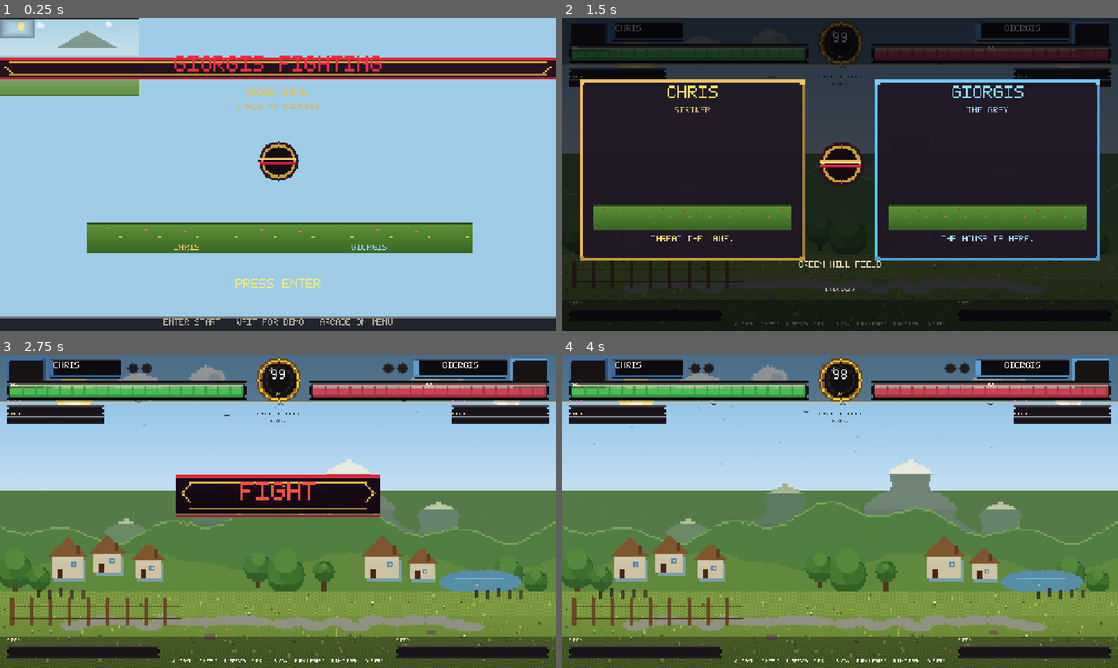
Above: before the commit, frames 1-4 (two rows, left to right).
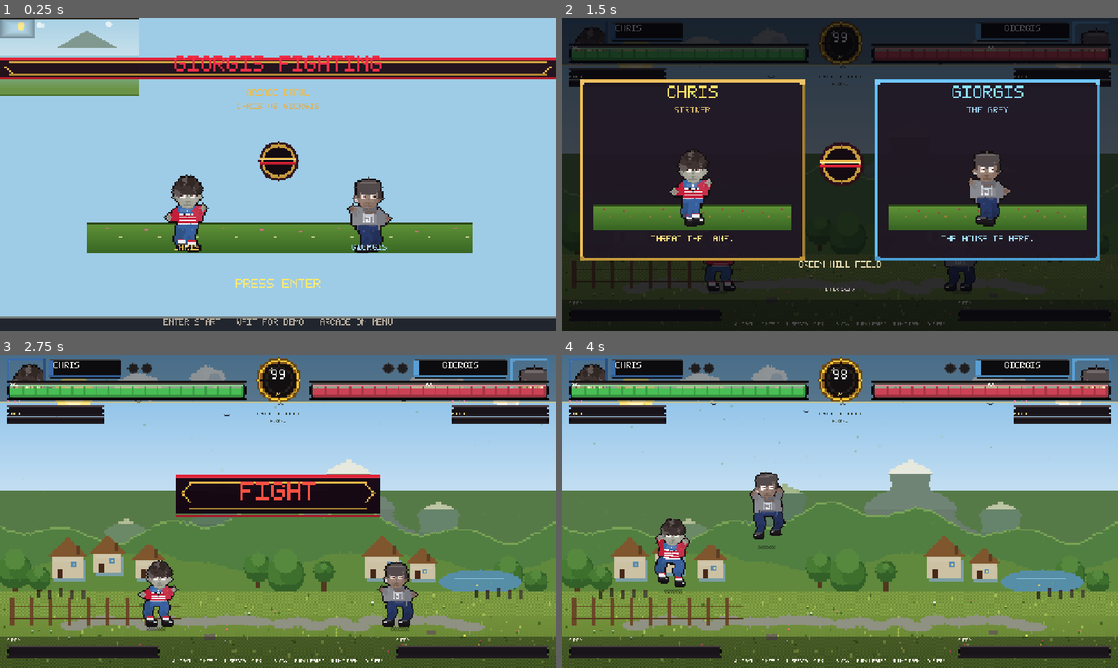
Above: after the commit, the same moments.

Repository: SirGiorgis/games
Game: Godot game, scene res://scenes/bootstrap.tscn
Same seed, same stepped clock (60 frames per second), same inputs: the game is played once before the commit and once after it.
Inputs (mouse positions are in pixels of both pictures, inside the frame that each line leads up to):
- Up to frame 1 (0.25 s): no input
- Up to frame 2 (1.5 s): tap Enter (menu_confirm) at 0.5 s; move the mouse to (962, 158) at 0.52 s; hold D (menu_right) 0.53-1.28 s; tap U (p1_block) at 0.6 s; click (962, 158) at 0.67 s; tap Space at 0.77 s; move the mouse to (728, 190) at 1.27 s; hold Escape (menu_back) from 1.28 s (still down); tap I (p1_grab) at 1.35 s
- Up to frame 3 (2.75 s): tap Space at 1.52 s; move the mouse to (333, 442) at 2.02 s; release Escape (menu_back) at 2.03 s; hold D (menu_right) from 2.03 s (still down); tap K (p1_heavy) at 2.1 s
- Up to frame 4 (4 s): move the mouse to (812, 574) at 2.77 s; release D (menu_right) at 2.78 s; hold W (menu_up) 2.78-3.53 s; tap J (p1_light) at 2.85 s; click (812, 574) at 2.92 s; tap Space at 3.02, 3.77 s; move the mouse to (1006, 558) at 3.52 s; hold A (menu_left) from 3.53 s (still down); tap L (p1_special) at 3.6 s

The runs differ from the first frame. In frame 1, 2.4% of the frame differs, in the area x 29-71%, y 50-76%; in frame 2, 3.1%, in the area x 1-99%, y 1-88%; in frame 3, 2.6%; in frame 4, 2.6%.
Error before the commit: Parse Error: Cannot infer the type of "cap" variable because the value doesn't have a set type. (res://scripts/pixel/chibi_fighter.gd:502)

Commit message:
Fix super preview compile and keep car art off the fighter graph.
Typed the vodka bottle color, moved the open-wheel sprite into Pix, and cleaned the three-super proof render.

Co-authored-by: SirGiorgis <SirGiorgis@users.noreply.github.com>

Diff:
--- a/ashen-rite/scripts/combat/projectile.gd
+++ b/ashen-rite/scripts/combat/projectile.gd
@@ -69,7 +69,7 @@
 			Pix.vline(img, 6, 1, 10, Color(0.92, 0.98, 1.0))
 			Pix.hline(img, 2, 6, 8, Color(0.85, 0.95, 1.0, 0.8))
 		"car":
-			img = _car_art(color)
+			img = Pix.car(color)
 		_:
 			img = Pix.image(12, 8, Color(0, 0, 0, 0))
 			Pix.rect(img, 1, 2, 10, 4, color)
@@ -77,47 +77,6 @@
 			Pix.put(img, 2, 3, Color.WHITE)
 	if k != "car":
 		Pix.outline(img, Color(0.05, 0.04, 0.06))
-	return img
-
-
-static func _car_art(color: Color) -> Image:
-	# Original open-wheel racer. Rosso body, yellow CX roundel. No team badges.
-	var img := Pix.image(26, 12, Color(0, 0, 0, 0))
-	var body: Color = Color(0.78, 0.08, 0.10) if color.r > 0.4 else color
-	var body_hi: Color = body.lightened(0.16)
-	var body_dk: Color = body.darkened(0.22)
-	var wing: Color = Color(0.12, 0.11, 0.12)
-	var yellow := Color(0.96, 0.78, 0.12)
-	var tire := Color(0.08, 0.08, 0.09)
-	var rim := Color(0.62, 0.62, 0.66)
-	# rear wing
-	Pix.rect(img, 1, 1, 5, 2, wing)
-	Pix.vline(img, 3, 3, 3, wing)
-	# nose + front wing
-	Pix.rect(img, 18, 4, 7, 2, body)
-	Pix.rect(img, 21, 3, 4, 1, yellow)
-	Pix.rect(img, 20, 6, 6, 1, wing)
-	Pix.hline(img, 19, 7, 7, wing)
-	# chassis
-	Pix.rect(img, 5, 3, 16, 4, body)
-	Pix.rect(img, 7, 2, 11, 2, body_hi)
-	Pix.rect(img, 6, 6, 13, 1, body_dk)
-	# cockpit bubble
-	Pix.rect(img, 10, 1, 6, 3, Color(0.18, 0.22, 0.28))
-	Pix.rect(img, 11, 1, 4, 2, Color(0.55, 0.72, 0.88))
-	Pix.put(img, 12, 2, Color(0.85, 0.92, 1.0))
-	# original CX roundel on the side (not a licensed badge)
-	Pix.disc(img, 16, 5, 2, yellow)
-	Pix.put(img, 15, 4, Color(0.12, 0.10, 0.10))
-	Pix.put(img, 16, 5, Color(0.12, 0.10, 0.10))
-	Pix.put(img, 17, 4, Color(0.12, 0.10, 0.10))
-	Pix.put(img, 17, 6, Color(0.12, 0.10, 0.10))
-	# wheels
-	Pix.rect(img, 4, 7, 4, 4, tire)
-	Pix.rect(img, 5, 8, 2, 2, rim)
-	Pix.rect(img, 18, 7, 4, 4, tire)
-	Pix.rect(img, 19, 8, 2, 2, rim)
-	Pix.outline(img, Color(0.05, 0.04, 0.06))
 	return img
 
 
--- a/ashen-rite/scripts/effects/fx.gd
+++ b/ashen-rite/scripts/effects/fx.gd
@@ -185,7 +185,7 @@
 
 func grid_streaks(pos: Vector2, facing: int = 1) -> void:
 	shockwave(pos)
-	var car: Image = Projectile.art_for("car", Color(0.78, 0.08, 0.10))
+	var car: Image = Pix.car()
 	for i in 3:
 		var s := Sprite2D.new()
 		s.texture = Pix.tex(car)
--- a/ashen-rite/scripts/pixel/chibi_fighter.gd
+++ b/ashen-rite/scripts/pixel/chibi_fighter.gd
@@ -499,7 +499,7 @@
 	var glass := Color(0.72, 0.88, 0.82, 0.95)
 	var glass_dk := Color(0.42, 0.62, 0.58)
 	var fill := Color(0.92, 0.94, 0.96)
-	var cap := pal.silver
+	var cap: Color = pal.silver
 	Pix.rect(img, x - 1, y - 8, 3, 3, cap)
 	Pix.put(img, x, y - 9, cap.lightened(0.12))
 	Pix.rect(img, x - 1, y - 5, 3, 2, glass_dk)
--- a/ashen-rite/scripts/pixel/pix.gd
+++ b/ashen-rite/scripts/pixel/pix.gd
@@ -120,6 +120,41 @@
 	return t
 
 
+static func car(color: Color = Color(0.78, 0.08, 0.10)) -> Image:
+	# Original open-wheel racer. Rosso body, yellow CX roundel. No team badges.
+	var img := image(26, 12, Color(0, 0, 0, 0))
+	var body: Color = Color(0.78, 0.08, 0.10) if color.r > 0.4 else color
+	var body_hi: Color = body.lightened(0.16)
+	var body_dk: Color = body.darkened(0.22)
+	var wing: Color = Color(0.12, 0.11, 0.12)
+	var yellow := Color(0.96, 0.78, 0.12)
+	var tire := Color(0.08, 0.08, 0.09)
+	var rim := Color(0.62, 0.62, 0.66)
+	rect(img, 1, 1, 5, 2, wing)
+	vline(img, 3, 3, 3, wing)
+	rect(img, 18, 4, 7, 2, body)
+	rect(img, 21, 3, 4, 1, yellow)
+	rect(img, 20, 6, 6, 1, wing)
+	hline(img, 19, 7, 7, wing)
+	rect(img, 5, 3, 16, 4, body)
+	rect(img, 7, 2, 11, 2, body_hi)
+	rect(img, 6, 6, 13, 1, body_dk)
+	rect(img, 10, 1, 6, 3, Color(0.18, 0.22, 0.28))
+	rect(img, 11, 1, 4, 2, Color(0.55, 0.72, 0.88))
+	put(img, 12, 2, Color(0.85, 0.92, 1.0))
+	disc(img, 16, 5, 2, yellow)
+	put(img, 15, 4, Color(0.12, 0.10, 0.10))
+	put(img, 16, 5, Color(0.12, 0.10, 0.10))
+	put(img, 17, 4, Color(0.12, 0.10, 0.10))
+	put(img, 17, 6, Color(0.12, 0.10, 0.10))
+	rect(img, 4, 7, 4, 4, tire)
+	rect(img, 5, 8, 2, 2, rim)
+	rect(img, 18, 7, 4, 4, tire)
+	rect(img, 19, 8, 2, 2, rim)
+	outline(img, Color(0.05, 0.04, 0.06))
+	return img
+
+
 static func scaled_tex(img: Image, scale: int) -> ImageTexture:
 	var big := img.duplicate()
 	big.resize(img.get_width() * scale, img.get_height() * scale, Image.INTERPOLATE_NEAREST)
--- a/ashen-rite/tools/export_super_preview.gd
+++ b/ashen-rite/tools/export_super_preview.gd
@@ -28,17 +28,16 @@
 	_panel(field, 860, 110, 380, 560)
 
 	_stamp_fighter(field, chris, "ultimate", 8, 230, 430, false)
-	var car: Image = Projectile.art_for("car", Color(0.78, 0.08, 0.10))
+	var car: Image = Pix.car()
 	car.resize(car.get_width() * 4, car.get_height() * 4, Image.INTERPOLATE_NEAREST)
 	field.blend_rect(car, Rect2i(0, 0, car.get_width(), car.get_height()), Vector2i(268, 392))
-	field.blend_rect(car, Rect2i(0, 0, car.get_width(), car.get_height()), Vector2i(318, 378))
-	field.blend_rect(car, Rect2i(0, 0, car.get_width(), car.get_height()), Vector2i(300, 408))
+	field.blend_rect(car, Rect2i(0, 0, car.get_width(), car.get_height()), Vector2i(338, 368))
+	field.blend_rect(car, Rect2i(0, 0, car.get_width(), car.get_height()), Vector2i(308, 416))
 	_label(field, "CHRIS", Color(0.96, 0.22, 0.28), 230, 448)
 	_label(field, chris.ultimate_name.to_upper(), Color(0.98, 0.86, 0.32), 230, 478)
 	_wrap(field, "Original open-wheel pack. Rosso livery, CX mark. No team badges.", Color(0.88, 0.86, 0.80), 70, 520, 32)
 
 	_stamp_fighter(field, mako, "ultimate", 4, 640, 430, false)
-	_stamp_fighter(field, mako, "ultimate", 9, 700, 430, false)
 	_label(field, "MAKO", Color(0.88, 0.62, 0.38), 640, 448)
 	_label(field, mako.ultimate_name.to_upper(), Color(0.98, 0.86, 0.32), 640, 478)
 	_wrap(field, "Weaving hook storm. Armor on the way in.", Color(0.88, 0.86, 0.80), 480, 520, 32)
--- a/ashen-rite/tools/export_tiny_preview.gd
+++ b/ashen-rite/tools/export_tiny_preview.gd
@@ -20,7 +20,7 @@
 	_stamp_fighter(field, chris, "ultimate", 8, 180, 620, false)
 	_stamp_fighter(field, giorgis, "ultimate", 7, 1100, 620, true)
 
-	var car: Image = Projectile.art_for("car", Color(0.78, 0.08, 0.10))
+	var car: Image = Pix.car()
 	car.resize(car.get_width() * 4, car.get_height() * 4, Image.INTERPOLATE_NEAREST)
 	field.blend_rect(car, Rect2i(0, 0, car.get_width(), car.get_height()), Vector2i(250, 560))
 	field.blend_rect(car, Rect2i(0, 0, car.get_width(), car.get_height()), Vector2i(310, 548))
